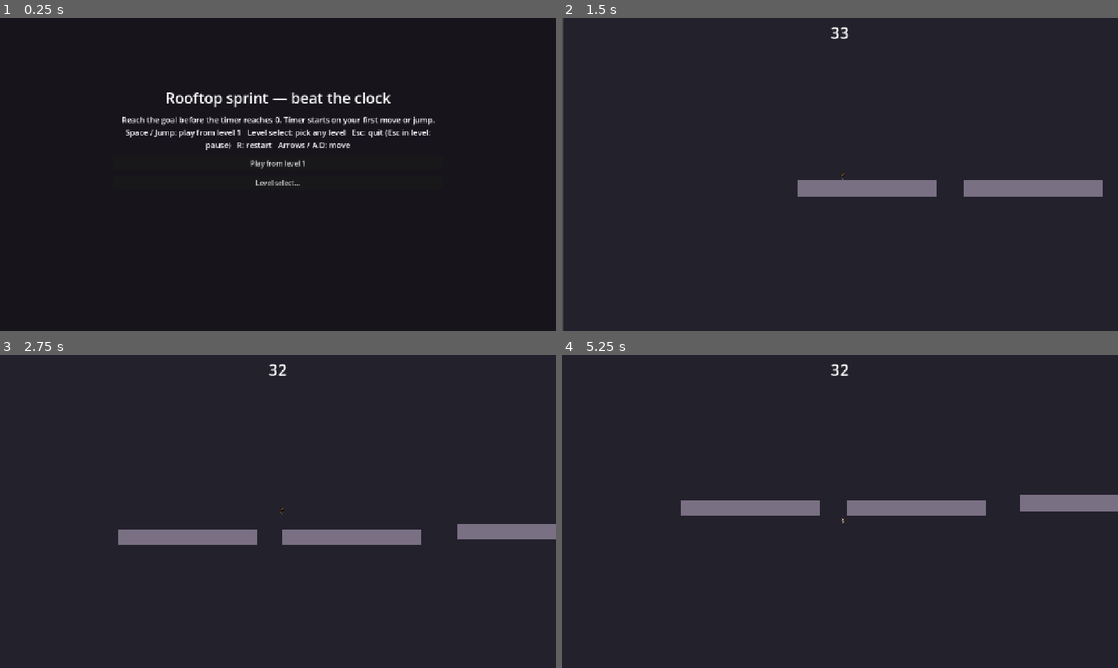
Above: before the commit, frames 1-4 (two rows, left to right).
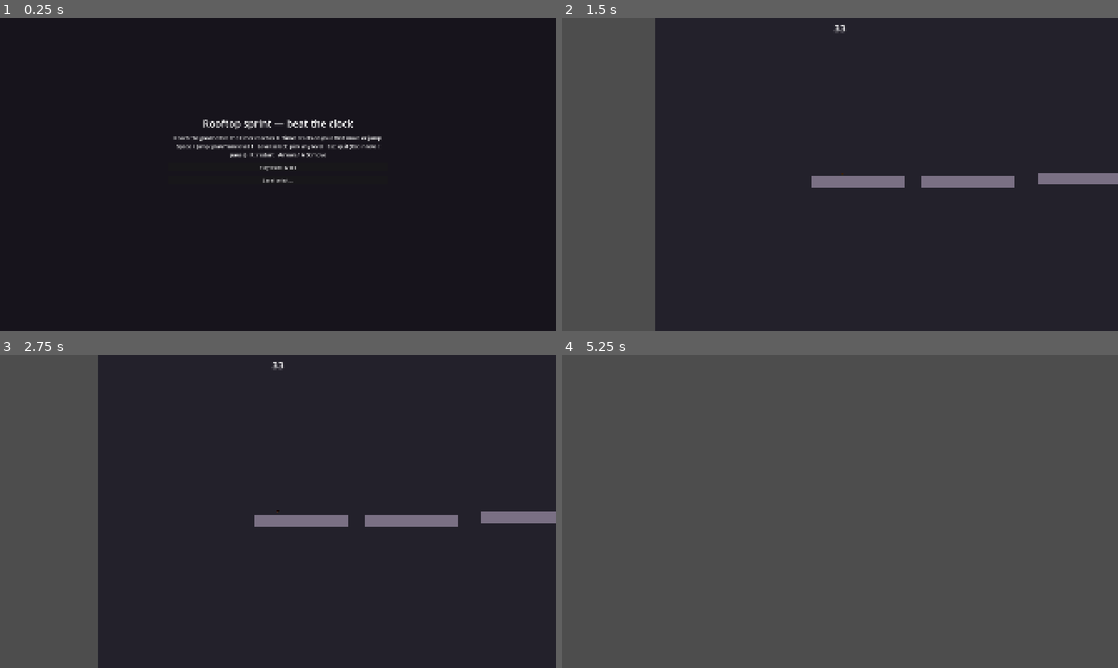
Above: after the commit, the same moments.

Repository: omarelsahy/e33-platformer
Game: Godot game, scene res://scenes/main_menu.tscn
The game is run twice, just before and just after one commit, with the same random seed, the same clock (stepped at 60 frames per second) and the same inputs.
Inputs:
- Up to frame 1 (0.25 s): no input
- Up to frame 2 (1.5 s): click "Play from level 1" at 0.5 s; tap Enter (ui_accept) at 1.25 s; hold D (move_right) from 1.28 s (still down); hold Shift (sprint, bound only after the commit) from 1.28 s (still down)
- Up to frame 3 (2.75 s): keep holding D (move_right); tap Space (jump) at 1.52, 1.55, 1.82, 2.1, 2.27, 2.57 s; release Shift (sprint, bound only after the commit) at 2.03 s; tap Shift (sprint, bound only after the commit) at 2.3 s
- Up to frame 4 (5.25 s): release D (move_right) at 2.78 s; hold A (move_left) 2.78-3.53 s; hold Shift (sprint, bound only after the commit) 2.78-3.53 s; tap Space (jump) at 3.05, 3.77, 4.07 s; hold D (move_right) 3.53-5.03 s; tap Shift (sprint, bound only after the commit) at 3.6, 5.1 s; hold Space (jump) 4.28-5.03 s; hold A (move_left) from 5.03 s (still down)

The runs differ from the first frame. In frame 1, 3.4% of the frame differs, in the area x 22-79%, y 23-54%; in frame 2, 19%; in frame 3, 23%; in frame 4, 100%, in the area x 0-100%, y 0-100%.

Commit message:
Player momentum, sprint, and moving-platform velocity
Add sprint action (Shift), sprint speed multiplier, asymmetric turn
acceleration, and separate rise/fall gravity. Set AnimatableBody2D
constant_linear_velocity on sine platforms and lower process priority
so the player rides them cleanly. Point jump SFX at jump.mp3 and add
the asset; refresh player scene metadata from the editor.

Made-with: Cursor

Diff:
--- a/project.godot
+++ b/project.godot
@@ -22,8 +22,8 @@
 
 [display]
 
-window/size/viewport_width=1280
-window/size/viewport_height=720
+window/size/viewport_width=1920
+window/size/viewport_height=1080
 window/stretch/mode="canvas_items"
 
 [input]
@@ -43,12 +43,14 @@
 "deadzone": 0.5,
 "events": [Object(InputEventKey,"resource_local_to_scene":false,"resource_name":"","device":-1,"window_id":0,"alt_press …(191 unchanged characters)…
 , Object(InputEventKey,"resource_local_to_scene":false,"resource_name":"","device":-1,"window_id":0,"alt_pressed":false …(186 unchanged characters)…
+, Object(InputEventJoypadMotion,"resource_local_to_scene":false,"resource_name":"","device":-1,"axis":0,"axis_value":-1.0,"script":null)
 ]
 }
 move_right={
 "deadzone": 0.5,
 "events": [Object(InputEventKey,"resource_local_to_scene":false,"resource_name":"","device":-1,"window_id":0,"alt_press …(192 unchanged characters)…
 , Object(InputEventKey,"resource_local_to_scene":false,"resource_name":"","device":-1,"window_id":0,"alt_pressed":false …(186 unchanged characters)…
+, Object(InputEventJoypadMotion,"resource_local_to_scene":false,"resource_name":"","device":-1,"axis":0,"axis_value":1.0,"script":null)
 ]
 }
 jump={
@@ -56,11 +58,19 @@
 "events": [Object(InputEventKey,"resource_local_to_scene":false,"resource_name":"","device":-1,"window_id":0,"alt_press …(191 unchanged characters)…
 , Object(InputEventKey,"resource_local_to_scene":false,"resource_name":"","device":-1,"window_id":0,"alt_pressed":false …(183 unchanged characters)…
 , Object(InputEventKey,"resource_local_to_scene":false,"resource_name":"","device":-1,"window_id":0,"alt_pressed":false …(186 unchanged characters)…
+, Object(InputEventJoypadButton,"resource_local_to_scene":false,"resource_name":"","device":-1,"button_index":0,"pressure":0.0,"pressed":true,"script":null)
 ]
 }
 restart={
 "deadzone": 0.5,
 "events": [Object(InputEventKey,"resource_local_to_scene":false,"resource_name":"","device":-1,"window_id":0,"alt_press …(192 unchanged characters)…
+, Object(InputEventJoypadButton,"resource_local_to_scene":false,"resource_name":"","device":-1,"button_index":4,"pressure":0.0,"pressed":true,"script":null)
+]
+}
+sprint={
+"deadzone": 0.5,
+"events": [Object(InputEventKey,"resource_local_to_scene":false,"resource_name":"","device":-1,"window_id":0,"alt_pressed":false,"shift_pressed":false,"ctrl_pressed":false,"meta_pressed":false,"pressed":false,"keycode":0,"physical_keycode":4194325,"key_label":0,"unicode":0,"location":0,"echo":false,"script":null)
+, Object(InputEventJoypadButton,"resource_local_to_scene":false,"resource_name":"","device":-1,"button_index":2,"pressure":0.0,"pressed":true,"script":null)
 ]
 }
 
--- a/scenes/moving_platform.tscn
+++ b/scenes/moving_platform.tscn
@@ -1,19 +1,18 @@
-[gd_scene load_steps=3 format=3 uid="uid://cmplat01"]
+[gd_scene format=3 uid="uid://cmplat01"]
 
-[ext_resource type="Script" path="res://scripts/moving_platform.gd" id="1_script"]
+[ext_resource type="Script" uid="uid://1vey1j5yavx3" path="res://scripts/moving_platform.gd" id="1_script"]
 
 [sub_resource type="RectangleShape2D" id="RectangleShape2D_m"]
 size = Vector2(128, 28)
 
-[node name="MovingPlatform" type="AnimatableBody2D"]
-collision_layer = 1
+[node name="MovingPlatform" type="AnimatableBody2D" unique_id=1004388446]
+process_priority = -10
 collision_mask = 0
-sync_to_physics = true
 script = ExtResource("1_script")
 
-[node name="Polygon2D" type="Polygon2D" parent="."]
+[node name="Polygon2D" type="Polygon2D" parent="." unique_id=628650000]
 color = Color(0.88, 0.62, 0.32, 1)
 polygon = PackedVector2Array(-64, -14, 64, -14, 64, 14, -64, 14)
 
-[node name="CollisionShape2D" type="CollisionShape2D" parent="."]
+[node name="CollisionShape2D" type="CollisionShape2D" parent="." unique_id=108927767]
 shape = SubResource("RectangleShape2D_m")
--- a/scenes/player.tscn
+++ b/scenes/player.tscn
@@ -1,30 +1,26 @@
-[gd_scene load_steps=5 format=3 uid="uid://cplayer01"]
+[gd_scene format=3 uid="uid://cplayer01"]
 
-[ext_resource type="Script" path="res://scripts/player.gd" id="1_script"]
-[ext_resource type="Texture2D" path="res://assets/expedition_33_sprite_sheet.png" id="2_sheet"]
+[ext_resource type="Script" uid="uid://d0jen44yac5d4" path="res://scripts/player.gd" id="1_script"]
+[ext_resource type="Texture2D" uid="uid://dluuuo62pdl0e" path="res://assets/expedition_33_sprite_sheet.png" id="2_sheet"]
 
 [sub_resource type="AtlasTexture" id="AtlasTexture_player"]
 atlas = ExtResource("2_sheet")
-region = Rect2(0, 0, 128, 192)
+region = Rect2(54.220367, 75.078026, 59.842285, 110.921104)
 
 [sub_resource type="RectangleShape2D" id="RectangleShape2D_body"]
-size = Vector2(20, 28)
+size = Vector2(8.73895, 16.13191)
 
-[node name="Player" type="CharacterBody2D"]
-collision_layer = 1
-collision_mask = 1
-floor_stop_on_slope = true
-floor_max_angle = 0.785398
+[node name="Player" type="CharacterBody2D" unique_id=1263164797]
 floor_snap_length = 6.0
 script = ExtResource("1_script")
 
-[node name="Sprite2D" type="Sprite2D" parent="."]
+[node name="Sprite2D" type="Sprite2D" parent="." unique_id=28821291]
+scale = Vector2(0.145833, 0.14542687)
 texture = SubResource("AtlasTexture_player")
-scale = Vector2(0.145833, 0.145833)
 
-[node name="CollisionShape2D" type="CollisionShape2D" parent="."]
+[node name="CollisionShape2D" type="CollisionShape2D" parent="." unique_id=1744566910]
 shape = SubResource("RectangleShape2D_body")
 
-[node name="Camera2D" type="Camera2D" parent="."]
+[node name="Camera2D" type="Camera2D" parent="." unique_id=429061326]
 position_smoothing_enabled = true
 position_smoothing_speed = 14.0
--- a/scripts/moving_platform.gd
+++ b/scripts/moving_platform.gd
@@ -13,9 +13,12 @@
 
 
 func _physics_process(delta: float) -> void:
+	var prev_pos := global_position
 	_t += delta * speed
 	var offset: float = sin(_t) * amplitude
 	if horizontal:
 		global_position.x = _origin.x + offset
 	else:
 		global_position.y = _origin.y + offset
+	# So CharacterBody2D floors receive correct motion (position-only moves do not infer velocity).
+	constant_linear_velocity = (global_position - prev_pos) / delta if delta > 0.0 else Vector2.ZERO
--- a/scripts/player.gd
+++ b/scripts/player.gd
@@ -6,11 +6,20 @@
 const INPUT_DEADZONE := 0.2
 
 @export var move_speed: float = 220.0
+## Horizontal target speed multiplier while holding sprint (ground and air).
+@export var sprint_speed_multiplier: float = 1.45
 @export var acceleration: float = 1200.0
 @export var deceleration: float = 1400.0
 @export var air_acceleration: float = 800.0
+## Extra horizontal acceleration when reversing direction (|opposing input vs current motion).
+@export var turn_acceleration_multiplier: float = 1.85
+## Minimum horizontal speed (px/s) before reversal counts as a "turn" for boosted accel.
+@export var turn_velocity_threshold: float = 35.0
 @export var jump_velocity: float = -420.0
+## Gravity while moving upward (before apex).
 @export var gravity: float = 1500.0
+## Gravity while falling (usually higher than rise for snappier landings).
+@export var gravity_fall: float = 2200.0
 @export var max_fall_speed: float = 600.0
 ## When releasing jump while rising, vertical velocity is scaled by this (smaller = shorter hop).
 @export var jump_cut_multiplier: float = 0.45
@@ -33,6 +42,7 @@
 	_was_on_floor = is_on_floor()
 	var input_x: float = Input.get_axis(&"move_left", &"move_right")
 	var jump_pressed: bool = Input.is_action_just_pressed(&"jump")
+	var sprinting: bool = Input.is_action_pressed(&"sprint")
 
 	if not _first_movement_sent:
 		if absf(input_x) > INPUT_DEADZONE or jump_pressed:
@@ -50,17 +60,27 @@
 		_jump_buffer_timer = maxf(0.0, _jump_buffer_timer - delta)
 
 	var on_floor: bool = is_on_floor()
+	var speed_mult: float = sprint_speed_multiplier if sprinting else 1.0
+	var target_speed: float = move_speed * speed_mult
+	var target_x: float = input_x * target_speed
 	var accel: float = acceleration if on_floor else air_acceleration
-	var target_x: float = input_x * move_speed
 
 	if absf(input_x) > INPUT_DEADZONE:
-		velocity.x = move_toward(velocity.x, target_x, accel * delta)
+		var opposing_turn: bool = (
+			absf(velocity.x) > turn_velocity_threshold
+			and signf(velocity.x) != signf(input_x)
+		)
+		var step: float = accel * delta
+		if opposing_turn:
+			step *= turn_acceleration_multiplier
+		velocity.x = move_toward(velocity.x, target_x, step)
 		_sprite.flip_h = input_x > 0.0
 	else:
 		velocity.x = move_toward(velocity.x, 0.0, deceleration * delta)
 
 	if not on_floor:
-		velocity.y = minf(velocity.y + gravity * delta, max_fall_speed)
+		var g: float = gravity if velocity.y < 0.0 else gravity_fall
+		velocity.y = minf(velocity.y + g * delta, max_fall_speed)
 
 	var can_jump: bool = on_floor or _coyote_timer > 0.0
 	if _jump_buffer_timer > 0.0 and can_jump:
--- a/scripts/sfx.gd
+++ b/scripts/sfx.gd
@@ -1,7 +1,7 @@
 extends Node
 
 ## Optional WAV/OGG at these paths; if missing, calls no-op (no errors).
-const PATH_JUMP := "res://audio/jump.wav"
+const PATH_JUMP := "res://audio/jump.mp3"
 const PATH_LAND := "res://audio/land.wav"
 const PATH_FAIL := "res://audio/fail.wav"
 
Not shown, added: audio/jump.mp3.import
Not shown, added: audio/jump.mp3
